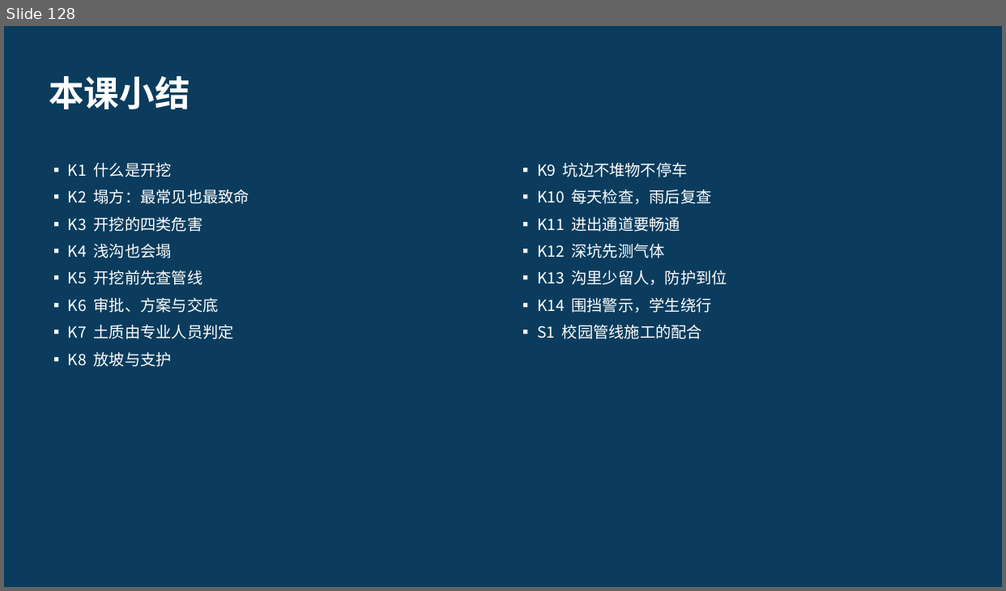
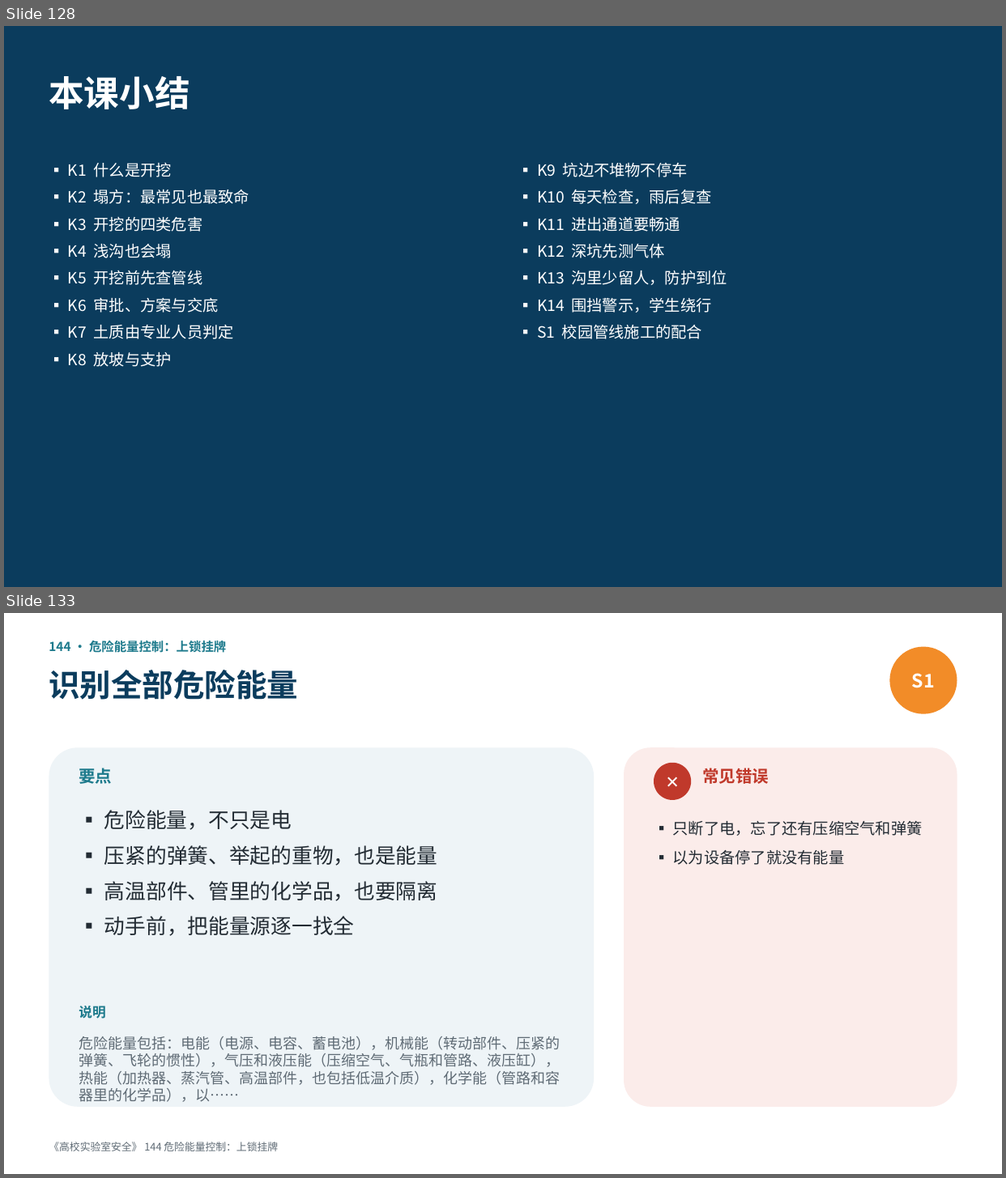
Before and after one commit to hanrongwx-max/videoyoutubo, a slide deck: course/高校实验室安全/课件/第12章_特种作业与工程施工安全.pptx. Shown one above the other, each under a label of ours: slide 128 before the commit, slides 128 and 133 after it; the slides between them are not shown. The pictures are 1006x591 and 1006x1178 pixels, drawn with LibreOffice and Linux fonts; fonts in the diff are those of the drawing. Boxes give left, top, right and bottom in pixels: in the first picture for what was removed or moved away, otherwise in the second. Text is boxed around its words. In the diff, an @@ line names an element or a change of style, - is before the commit and + after.

```diff
--- a/course/高校实验室安全/课件/第12章_特种作业与工程施工安全.pptx
+++ b/course/高校实验室安全/课件/第12章_特种作业与工程施工安全.pptx
@@ slide 133 added at [4,613,1002,1174], background #FFFFFF @@
@@ text added at [49,641,226,653], 12 pt, text #1D7A8C, bold @@
+144 · 危险能量控制：上锁挂牌
@@ ellipse added at [889,647,957,714], fill #F28C28, 18 pt, text #FFFFFF, bold @@
+S1
@@ text added at [49,670,298,700], 30 pt, text #0B3C5D, bold @@
+识别全部危险能量
@@ rounded rectangle added at [49,747,594,1107], fill #EEF4F7 @@
@@ rounded rectangle added at [624,747,957,1107], fill #FBECEA @@
@@ text added at [79,768,112,784], 16 pt, text #1D7A8C, bold @@
+要点
@@ ellipse added at [654,763,691,800], fill #C0392B, 16 pt, text #FFFFFF, bold @@
+✕
@@ text added at [702,768,769,784], 16 pt, text #C0392B, bold @@
+常见错误
@@ text added at [104,810,437,936], 20 pt, text #222B33 @@
+▪ 危险能量，不只是电
+▪ 压紧的弹簧、举起的重物，也是能量
+▪ 高温部件、管里的化学品，也要隔离
+▪ 动手前，把能量源逐一找全
@@ text added at [673,821,923,865], 15 pt, text #222B33 @@
+▪ 只断了电，忘了还有压缩空气和弹簧
+▪ 以为设备停了就没有能量
@@ text added at [79,1006,105,1019], 13 pt, text #1D7A8C, bold @@
+说明
@@ text added at [79,1037,560,1085], 14 pt, text #5F6B75 @@
+危险能量包括：电能（电源、电容、蓄电池），机械能（转动部件、压紧的弹簧、飞轮的惯性），气压和液压能（压缩空气、气瓶和管路、液压缸），热能（加热器、蒸汽管、高温部件，也包括低温介质），化学能（管路和容器里的化学品），以……
@@ text added at [49,1142,278,1152], 10 pt, text #5F6B75 @@
+《高校实验室安全》 144 危险能量控制：上锁挂牌
```
Also in this commit, not shown: 16 other slides added, 2 other files.
